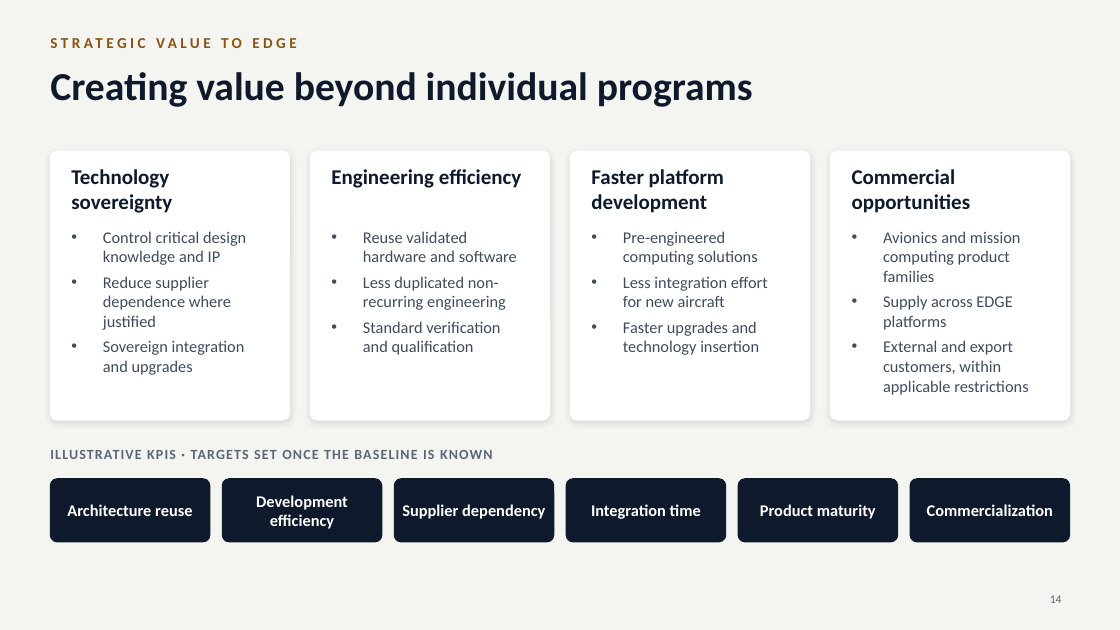
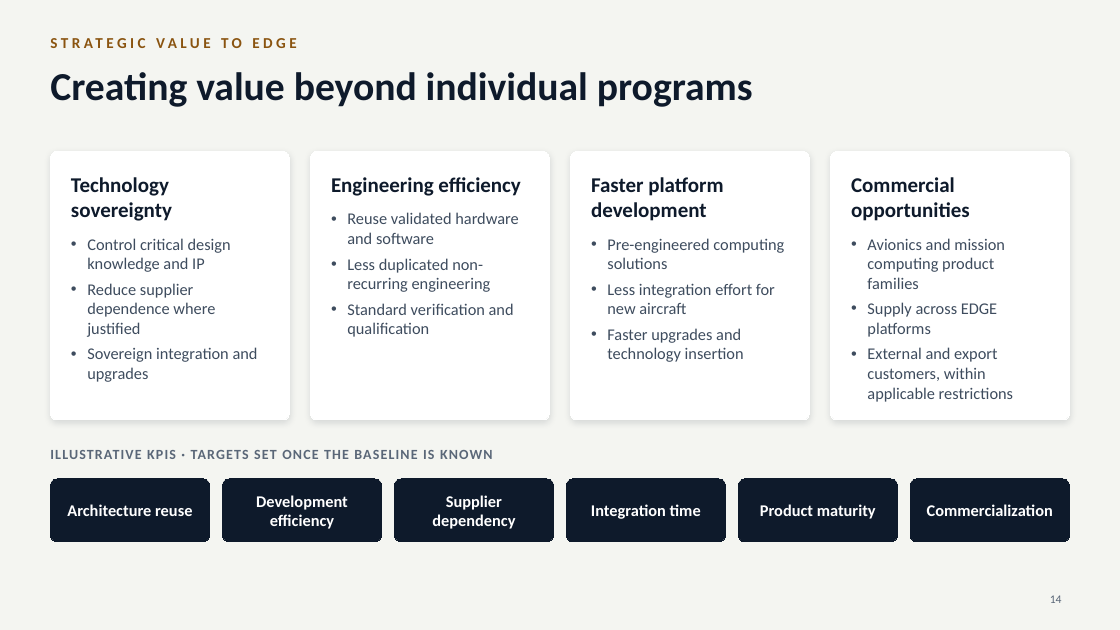
Before and after one commit to mmasabi/AIRepo, a slide deck: slide 14 of Avionics_CoE_Presentation.pptx. Drawn at 1120x630 pixels with LibreOffice and Linux fonts; fonts in the diff are those of the drawing. Boxes give left, top, right and bottom in pixels: in the first picture for what was removed or moved away, otherwise in the second. Text is boxed around its words. In the diff, an @@ line names an element or a change of style, - is before the commit and + after.

```diff
--- a/Avionics_CoE_Presentation.pptx
+++ b/Avionics_CoE_Presentation.pptx
@@ rounded rectangle "Technology sovereignty" at (50, 151, 290, 420): outline #FFFFFF 1 pt to #FFFFFF 0.75 pt @@
@@ text in rounded rectangle at (71, 177, 258, 382): text added @@
+Technology sovereignty
+• Control critical design knowledge and IP
+• Reduce supplier dependence where justified
+• Sovereign integration and upgrades
@@ text removed at (71, 169, 172, 213) @@
-Technology sovereignty
@@ rounded rectangle "Engineering efficiency": place and size @@
-rounded rectangle "Engineering efficiency" at (363, 231, 517, 355)
+rounded rectangle "Engineering efficiency" at (311, 151, 550, 420)
@@ rounded rectangle removed at (311, 151, 550, 420) @@
@@ text in rounded rectangle at (331, 177, 520, 196): paragraph added @@
+Engineering efficiency
@@ text removed at (331, 169, 521, 188) @@
-Engineering efficiency
@@ fill none to #FFFFFF; outline none to #FFFFFF 0.75 pt; shadow on in 3 elements at (831, 151, 1070, 420), (311, 151, 550, 420), (571, 151, 810, 420) @@
@@ rounded rectangle "Faster platform development": place and size @@
-rounded rectangle "Faster platform development" at (623, 231, 768, 355)
+rounded rectangle "Faster platform development" at (571, 151, 810, 420)
@@ rounded rectangle removed at (571, 151, 810, 420) @@
@@ text in rounded rectangle at (591, 177, 723, 221): paragraph added @@
+Faster platform development
@@ text removed at (591, 169, 724, 213) @@
-Faster platform development
@@ rounded rectangle "Commercial opportunities": place and size @@
-rounded rectangle "Commercial opportunities" at (883, 231, 1028, 395)
+rounded rectangle "Commercial opportunities" at (831, 151, 1070, 420)
@@ rounded rectangle removed at (831, 151, 1070, 420) @@
@@ text in rounded rectangle at (851, 177, 970, 221): paragraph added @@
+Commercial opportunities
@@ text removed at (852, 169, 971, 213) @@
-Commercial opportunities
@@ text removed at (103, 231, 246, 375) @@
-• Control critical design knowledge and IP
-• Reduce supplier dependence where justified
-• Sovereign integration and upgrades
@@ text in rounded rectangle at (347, 212, 518, 337): indent changed @@
@@ text in rounded rectangle at (607, 238, 784, 362): indent changed @@
@@ text in rounded rectangle at (867, 238, 1013, 402): indent changed @@
@@ rounded rectangle "Supplier dependency": place and size @@
-rounded rectangle "Supplier dependency" at (402, 504, 545, 519)
+rounded rectangle "Supplier dependency" at (394, 479, 554, 542)
@@ rounded rectangle "Supplier dependency" at (394, 479, 554, 542): fill none to #0E1A2B; outline none to #0E1A2B 0.75 pt @@
@@ rounded rectangle removed at (394, 479, 554, 542) @@
```
Also in this commit, not shown: 11 other slides changed.
